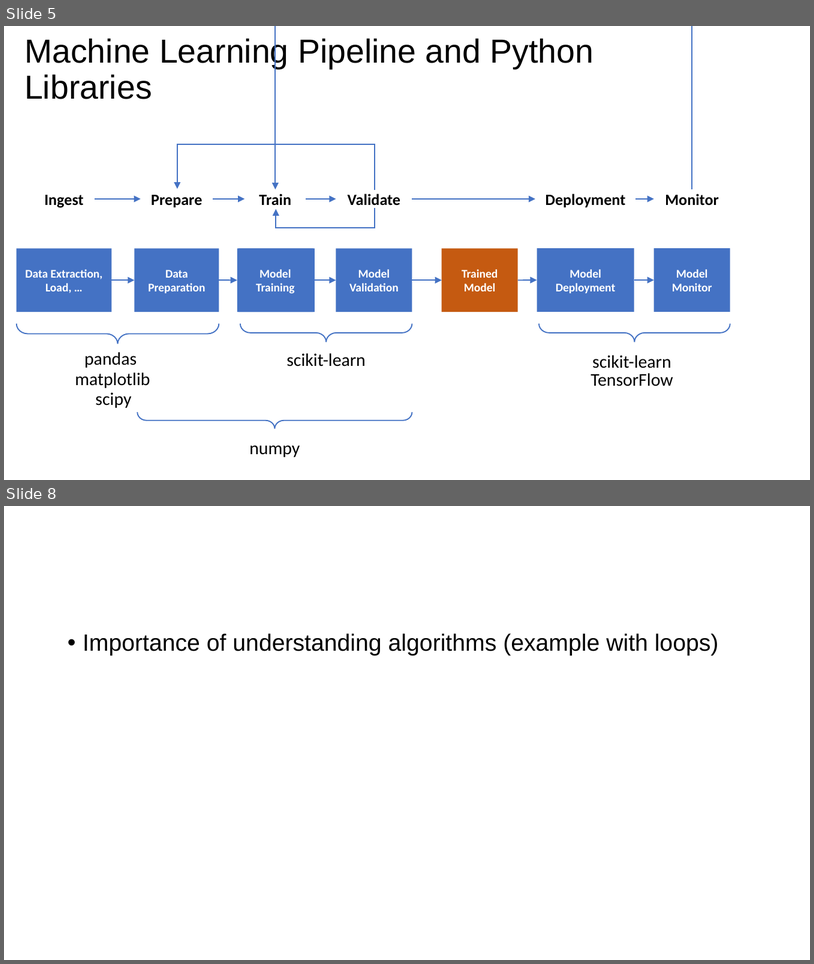
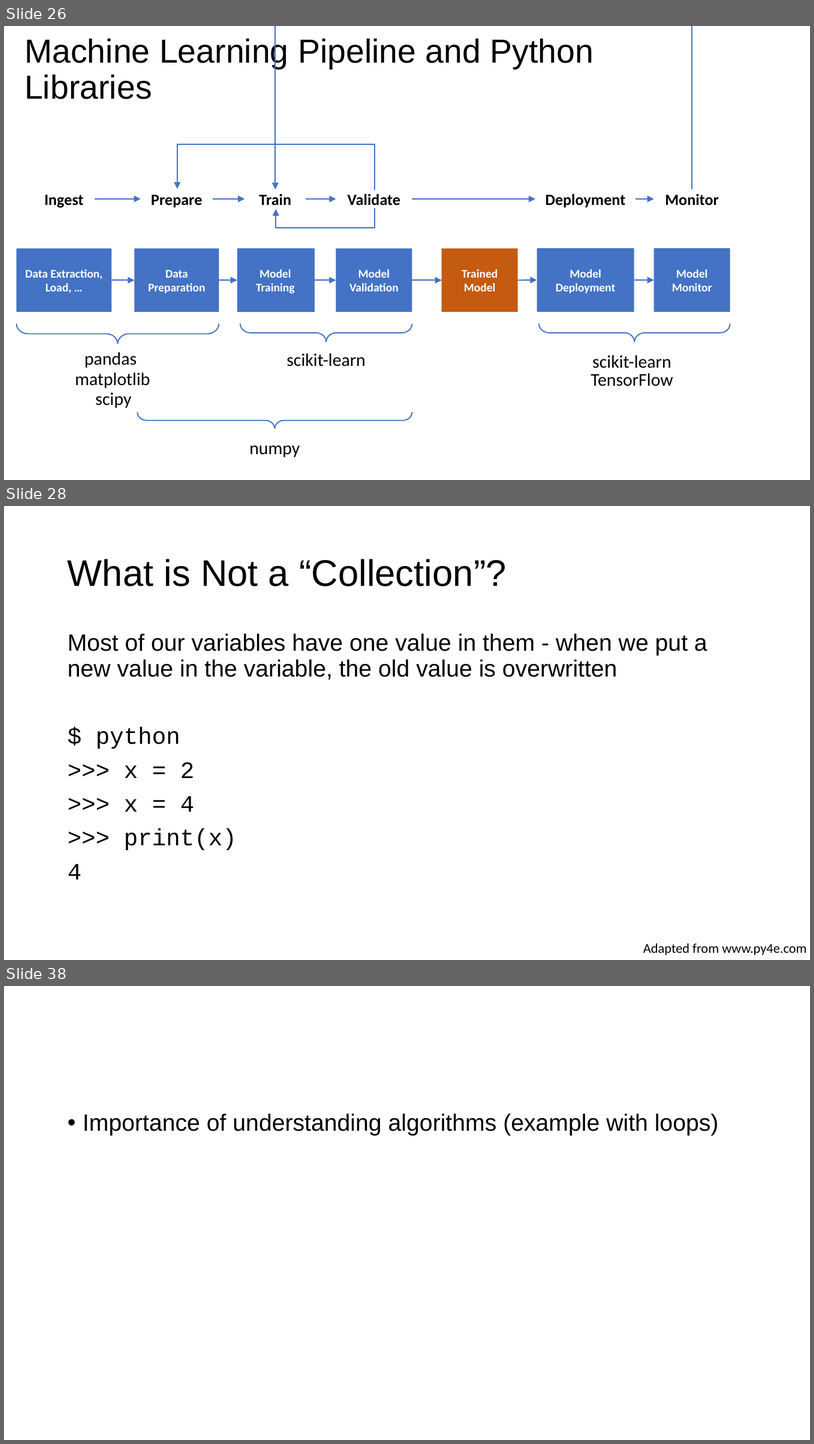
Before and after one commit to toelt-llc/MSCA-ITN-PARENT, a slide deck: DETERMINED2022/Python and scikit-learn/DETERMINED2022-toelt-Introduction Python and Scikit-learn.pptx. Shown one above the other, each under a label of ours: slides 5 and 8 before the commit, slides 26, 28 and 38 after it; the slides between them are not shown. The pictures are 814x964 and 814x1444 pixels, drawn with LibreOffice and Linux fonts; fonts in the diff are those of the drawing; background and template pictures are left out. Boxes give left, top, right and bottom in pixels: in the first picture for what was removed or moved away, otherwise in the second. Text is boxed around its words. In the diff, an @@ line names an element or a change of style, - is before the commit and + after.

```diff
--- a/DETERMINED2022/Python and scikit-learn/DETERMINED2022-toelt-Introduction Python and Scikit-learn.pptx
+++ b/DETERMINED2022/Python and scikit-learn/DETERMINED2022-toelt-Introduction Python and Scikit-learn.pptx
@@ slide 28 added at box(4, 506, 810, 960), background #FFFFFF @@
@@ title added at box(68, 559, 507, 586), 33 pt, text #000000 @@
+What is Not a “Collection”?
@@ text added at box(68, 633, 708, 879), 21 pt, text #000000 @@
+Most of our variables have one value in them - when we put a new value in the variable, the old value is overwritten
+$ python
+>>> x = 2
+>>> x = 4
+>>> print(x)
+4
@@ text added at box(644, 943, 807, 955), 12 pt, text #000000 @@
+Adapted from www.py4e.com
@@ what was slide 5 is now slide 26 @@
@@ what was slide 8 is now slide 38 @@
```
Also in this commit, not shown: 3 slides changed, 32 other slides added, 3 slides removed, 1 other file.
